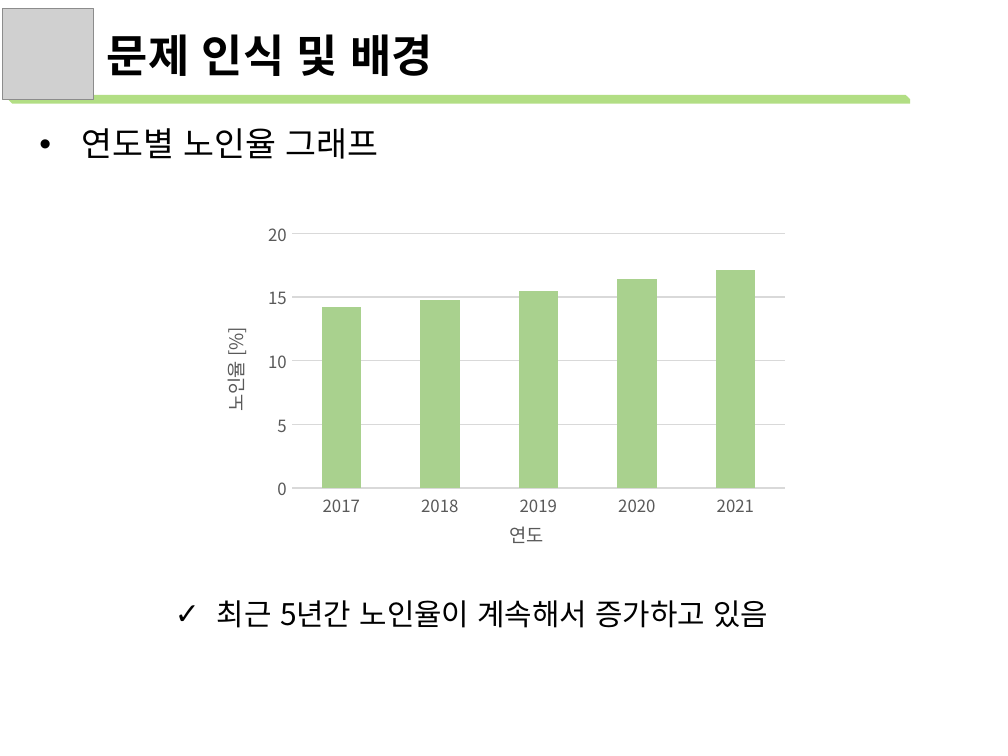
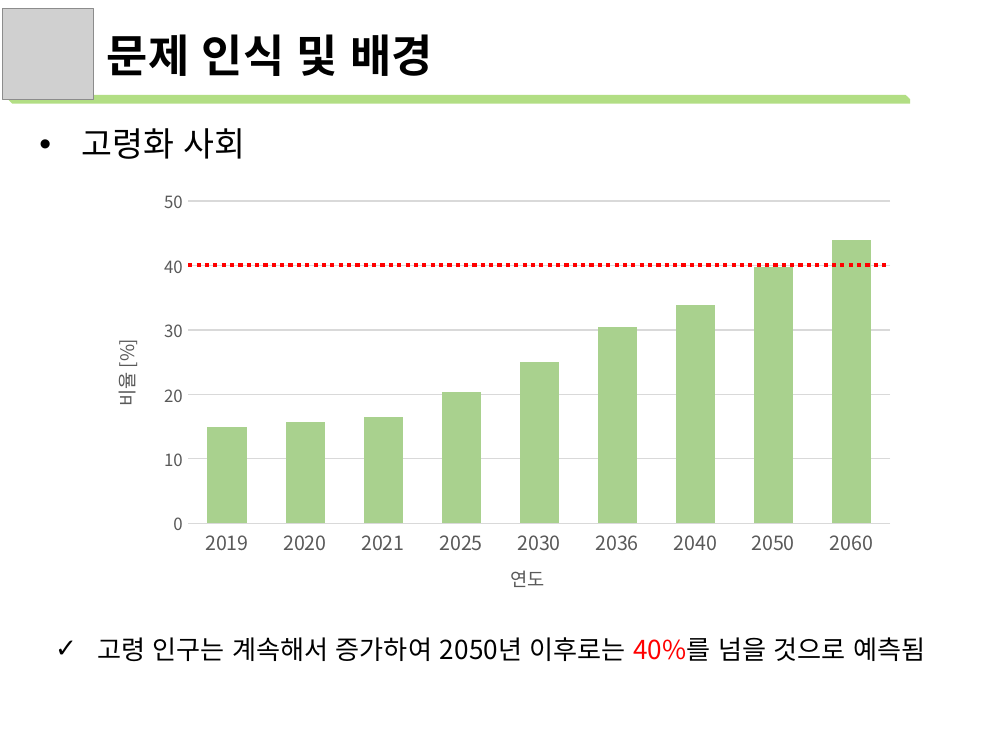
Before and after one commit to lejasa/2022PublicDataServiceProject_NIA, a slide deck: slide 5 of 아이디어제안서.pptx (slide 4 before the commit). Drawn at 1008x756 pixels with LibreOffice and Linux fonts; fonts in the diff are those of the drawing; grey boxes stand for pictures. Boxes give left, top, right and bottom in pixels: in the first picture for what was removed or moved away, otherwise in the second. Text is boxed around its words. In the diff, an @@ line names an element or a change of style, - is before the commit and + after.

```diff
--- a/아이디어제안서.pptx
+++ b/아이디어제안서.pptx
@@ text at bbox=[81, 128, 245, 159]: text changed @@
-• 연도별 노인율 그래프
+• 고령화 사회
@@ column chart at bbox=[75, 159, 926, 598] @@
-categories: 2017, 2018, 2019, 2020, 2021
+categories: 2019, 2020, 2021, 2025, 2030, 2036, 2040, 2050, 2060
-Series 1: 14.2, 14.8, 15.5, 16.4, 17.1
+Series 1: 15, 16, 16, 20, 25, 30, 34, 40, 44
@@ value axis title "노인율 [%] " to "비율 [%] " @@
@@ category axis changed @@
@@ value axis changed @@
@@ bar spacing changed @@
@@ plot area changed @@
@@ column chart: place and size @@
-column chart at bbox=[198, 203, 810, 554]
+column chart at bbox=[75, 159, 926, 598]
@@ line added from (188, 265) to (888, 265), #FF0000 2.25 pt dashed @@
@@ text at bbox=[97, 637, 925, 661]: text changed; size 16 to 14 pt @@
-✓ 최근 5년간 노인율이 계속해서 증가하고 있음
+✓ 고령 인구는 계속해서 증가하여 2050년 이후로는 40%를 넘을 것으로 예측됨
```
Also in this commit, not shown: 8 other slides changed, 8 slides added, 6 slides removed, 3 other files.
